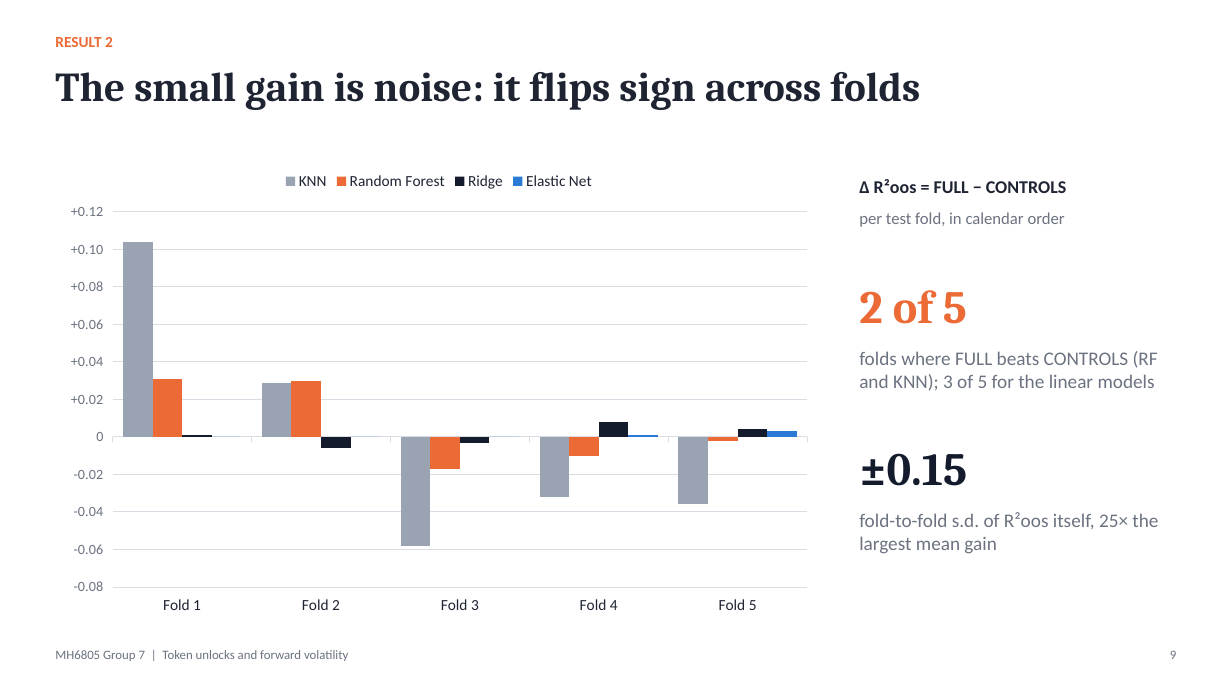
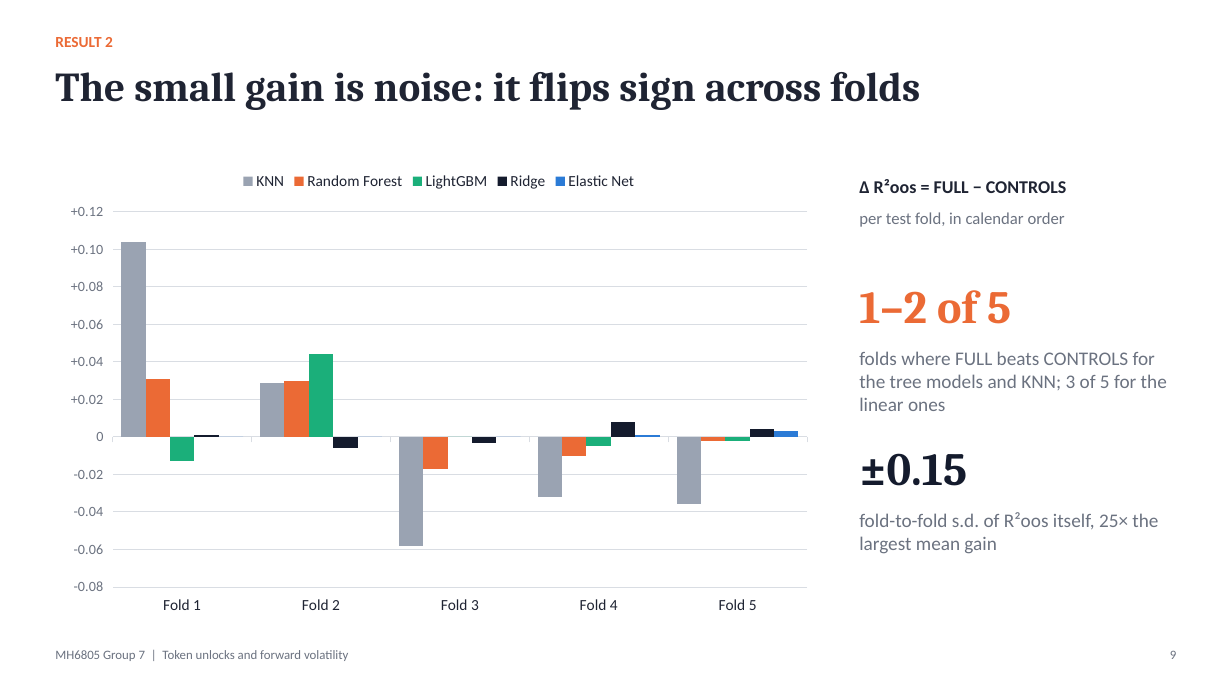
Before and after one commit to watersalamander/MH6805A-Project-Group7, a slide deck: slide 9 of report/Group7_Presentation_DRAFT.pptx. Drawn at 1232x693 pixels with LibreOffice and Linux fonts; fonts in the diff are those of the drawing. Boxes give left, top, right and bottom in pixels: in the first picture for what was removed or moved away, otherwise in the second. Text is boxed around its words. In the diff, an @@ line names an element or a change of style, - is before the commit and + after.

```diff
--- a/report/Group7_Presentation_DRAFT.pptx
+++ b/report/Group7_Presentation_DRAFT.pptx
@@ column chart at box(55, 162, 823, 624) @@
-Ridge: 0.001, -0.006, -0.003, 0.008, 0.004
+LightGBM: -0.013, 0.044, 0, -0.005, -0.002
@@ colour of LightGBM #141B2D to #1BAF7A @@
-Elastic Net: 0, 0, 0, 0.001, 0.003
+Ridge: 0.001, -0.006, -0.003, 0.008, 0.004
@@ colour of Ridge #2B7BD6 to #141B2D @@
+Elastic Net: 0, 0, 0, 0.001, 0.003
@@ text at box(859, 290, 1011, 324): text changed @@
-2 of 5
+1–2 of 5
@@ text at box(859, 351, 1167, 411): text changed @@
-folds where FULL beats CONTROLS (RF and KNN); 3 of 5 for the linear models
+folds where FULL beats CONTROLS for the tree models and KNN; 3 of 5 for the linear ones
```
Also in this commit, not shown: 7 other slides changed, 4 other files.
